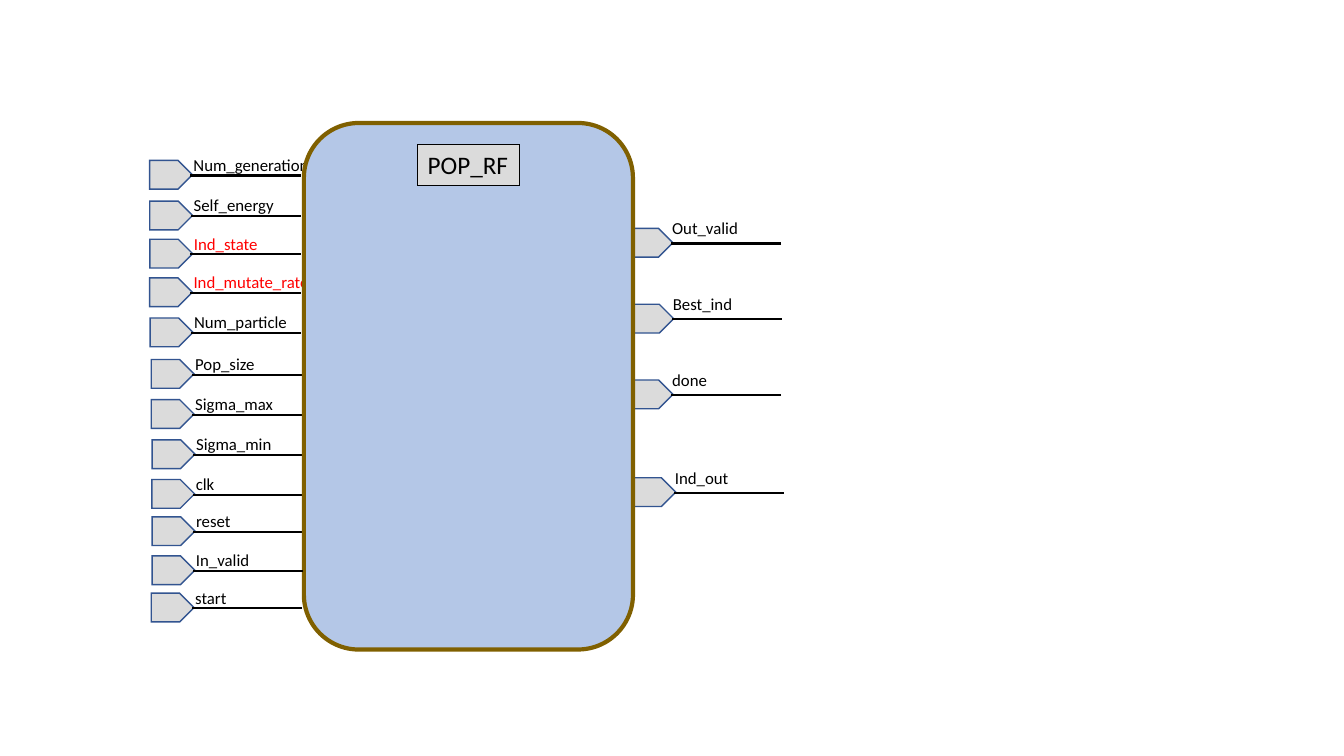
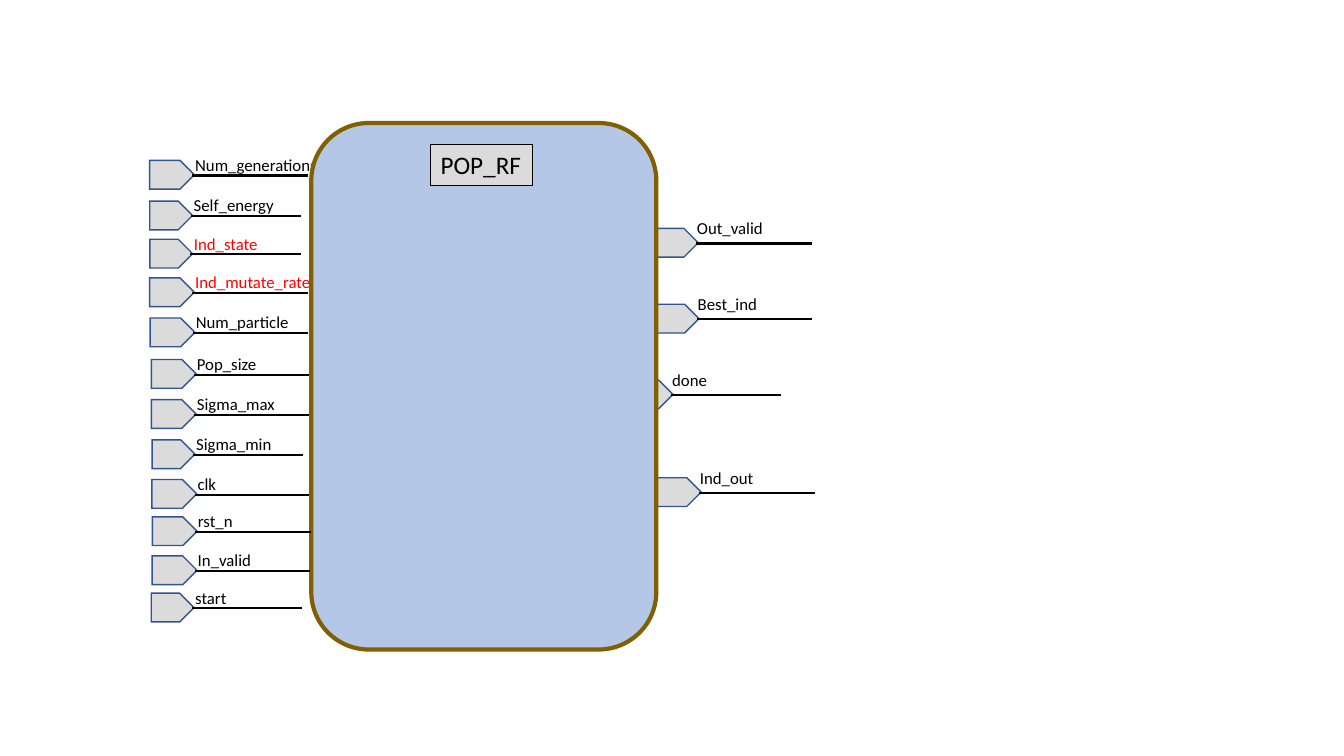
Before and after one commit to sicajc/EC_FINAL_PROJECT, a slide deck: slide 5 of EC_FINAL_PROJECT/EC_FINAL_PROJECT/doc/structure.pptx. Drawn at 1344x756 pixels with LibreOffice and Linux fonts; fonts in the diff are those of the drawing. Boxes give left, top, right and bottom in pixels: in the first picture for what was removed or moved away, otherwise in the second. Text is boxed around its words. In the diff, an @@ line names an element or a change of style, - is before the commit and + after.

```diff
--- a/EC_FINAL_PROJECT/EC_FINAL_PROJECT/doc/structure.pptx
+++ b/EC_FINAL_PROJECT/EC_FINAL_PROJECT/doc/structure.pptx
@@ rounded rectangle: place and size @@
-rounded rectangle at <box>303,123,632,649</box>
+rounded rectangle at <box>312,123,656,649</box>
@@ rectangle "POP_RF": place and size @@
-rectangle "POP_RF" at <box>417,144,519,185</box>
+rectangle "POP_RF" at <box>431,144,532,185</box>
@@ line moved from (300, 175) - (191, 175) to (308, 175) - (193, 175) @@
@@ 3 texts, 3 pentagon arrows: place and size @@
-3 texts, 3 pentagon arrows at <box>630,222,738,507</box>
+3 texts, 3 pentagon arrows at <box>653,222,763,507</box>
@@ line moved from (781, 244) - (671, 244) to (812, 244) - (697, 244) @@
@@ line moved from (300, 293) - (191, 293) to (308, 293) - (193, 293) @@
@@ line moved from (782, 320) - (671, 320) to (813, 320) - (697, 320) @@
@@ line moved from (301, 333) - (191, 333) to (309, 333) - (193, 333) @@
@@ line moved from (302, 375) - (192, 375) to (310, 375) - (195, 375) @@
@@ line moved from (302, 414) - (192, 414) to (310, 414) - (195, 414) @@
@@ line moved from (302, 495) - (193, 495) to (311, 495) - (195, 495) @@
@@ line moved from (784, 493) - (674, 493) to (815, 493) - (700, 493) @@
@@ line moved from (303, 532) - (193, 532) to (311, 532) - (196, 532) @@
@@ text at <box>198,516,233,532</box>: text changed @@
-reset
+rst_n
@@ line moved from (303, 571) - (193, 571) to (311, 571) - (195, 571) @@
```
Also in this commit, not shown: 3 other slides changed, 2 slides added, 2 slides removed, 15 other files.
